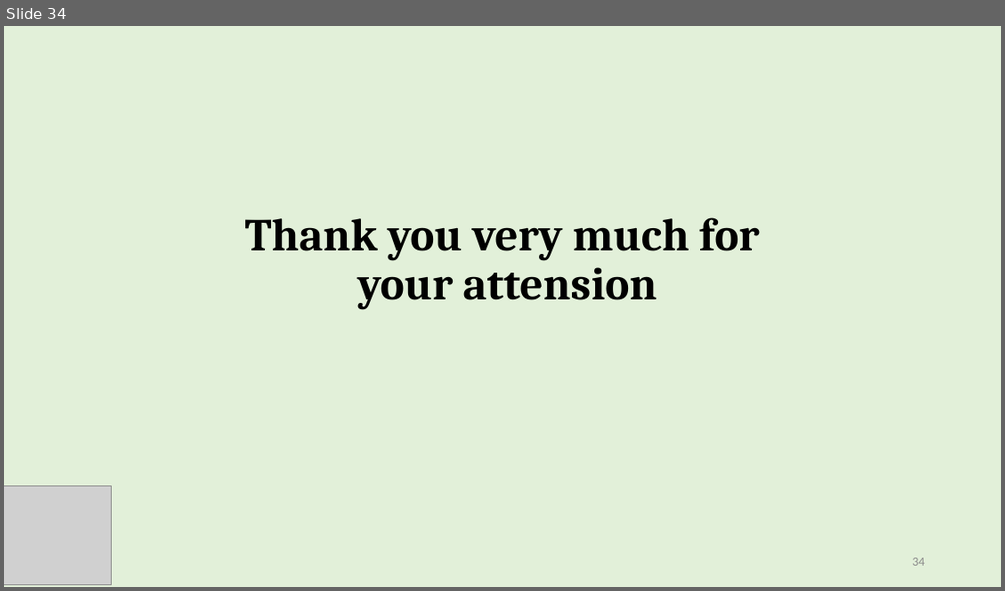
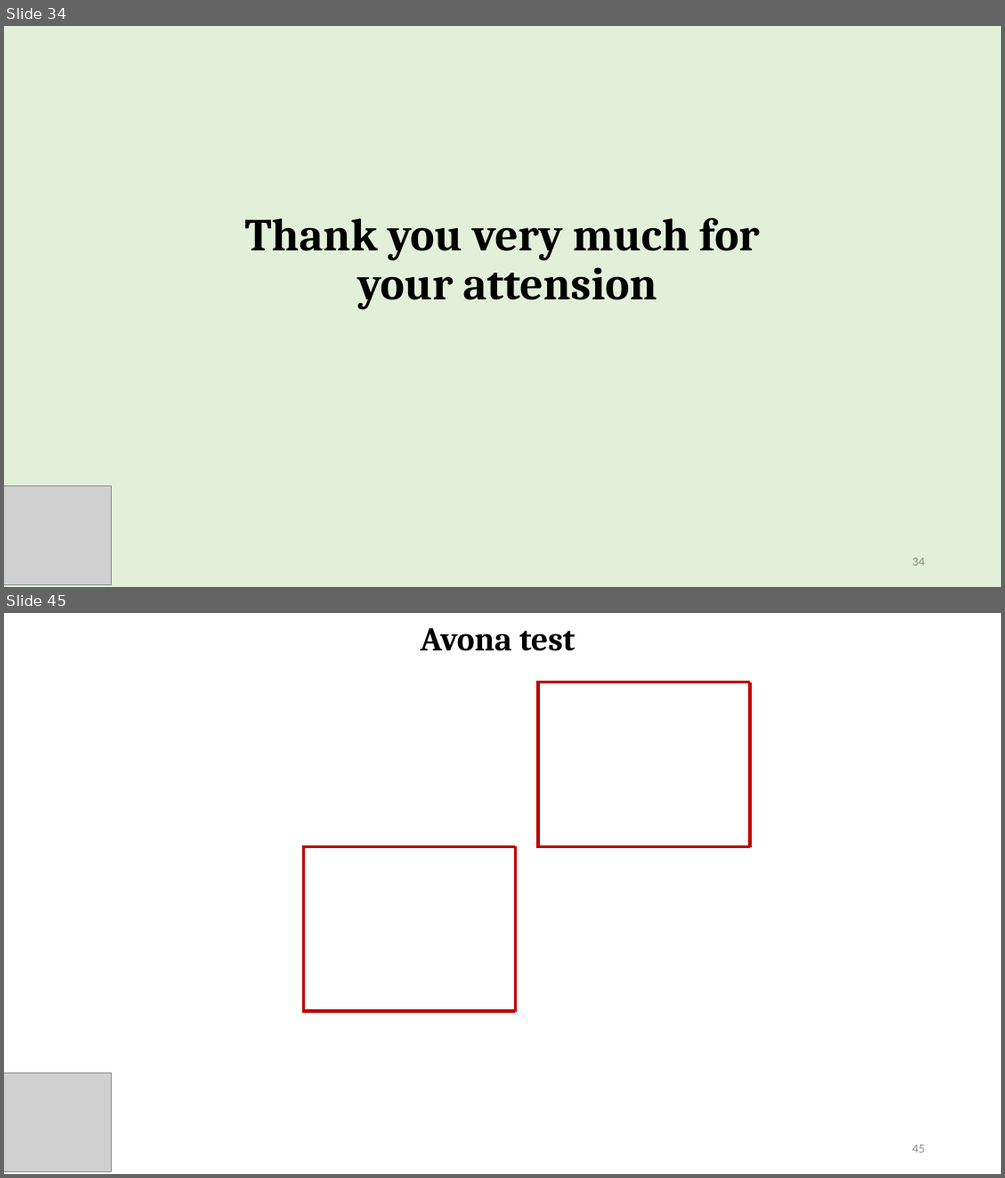
Before and after one commit to baes2021/P2-wine-EDA, a slide deck: preliminary/Figs/Presentation1.pptx. Shown one above the other, each under a label of ours: slide 34 before the commit, slides 34 and 45 after it; the slides between them are not shown. The pictures are 1005x591 and 1005x1178 pixels, drawn with LibreOffice and Linux fonts; fonts in the diff are those of the drawing; grey boxes stand for pictures; background and template pictures are left out. Boxes give left, top, right and bottom in pixels: in the first picture for what was removed or moved away, otherwise in the second. Text is boxed around its words. In the diff, an @@ line names an element or a change of style, - is before the commit and + after.

```diff
--- a/preliminary/Figs/Presentation1.pptx
+++ b/preliminary/Figs/Presentation1.pptx
@@ slide 45 added at (4, 613, 1001, 1174), background picture (left out) @@
@@ title added at (421, 628, 574, 651), 32 pt, text #000000, bold @@
+Avona test
@@ group added at (536, 682, 751, 847): 4 lines @@
@@ group added at (301, 845, 516, 1012): 4 lines @@
@@ picture added at (4, 1072, 111, 1171) @@
@@ page number added at (912, 1144, 924, 1152), 12 pt, text #8C8C8C @@
+45
```
Also in this commit, not shown: 21 other slides added, 18 other files.
